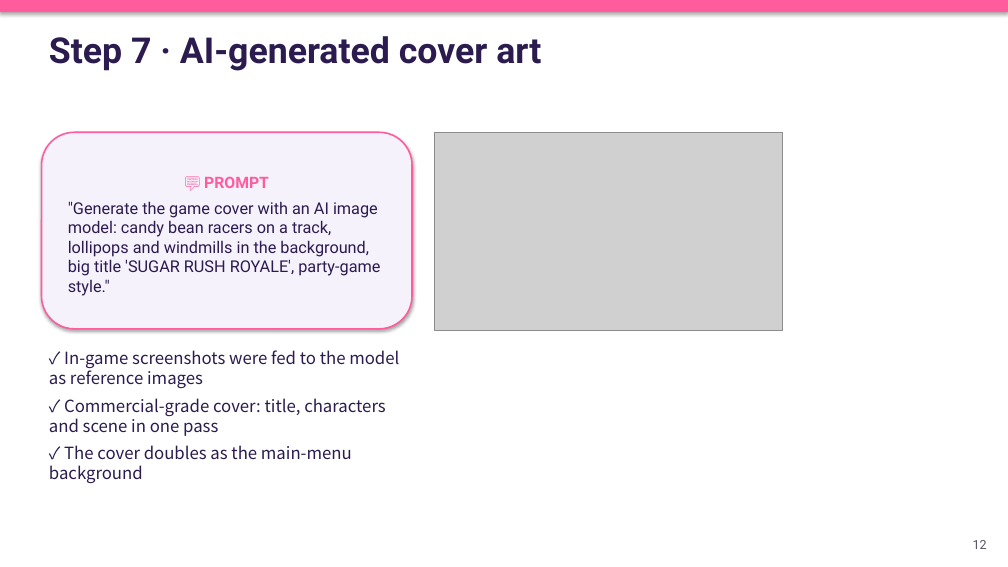
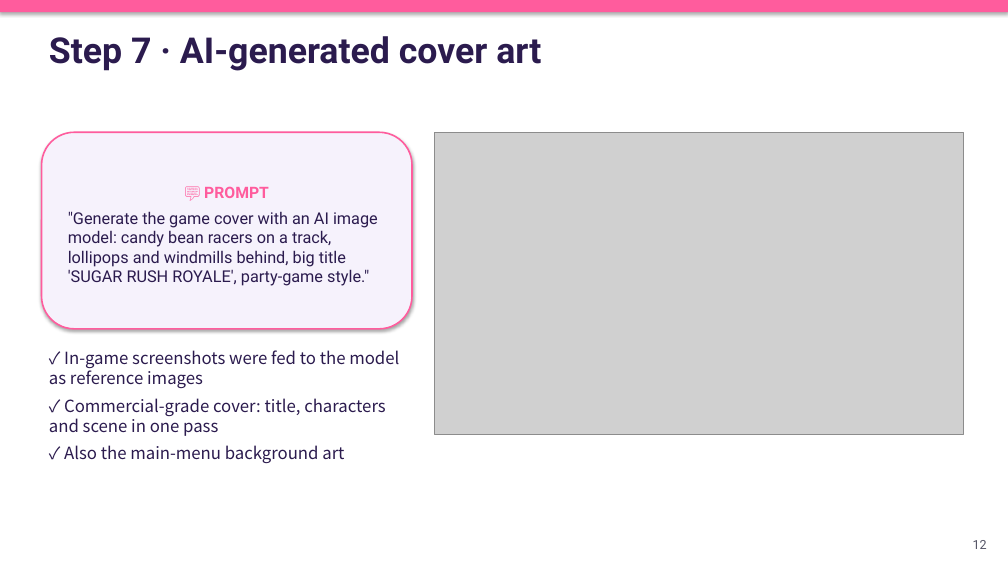
Before and after one commit to chengkaho98-svg/Mini3Dgame, a slide deck: slide 12 of AI_Game_Development_Playbook_EN.pptx. Drawn at 1008x567 pixels with LibreOffice and Linux fonts; fonts in the diff are those of the drawing; grey boxes stand for pictures. Boxes give left, top, right and bottom in pixels: in the first picture for what was removed or moved away, otherwise in the second. Text is boxed around its words. In the diff, an @@ line names an element or a change of style, - is before the commit and + after.

```diff
--- a/AI_Game_Development_Playbook_EN.pptx
+++ b/AI_Game_Development_Playbook_EN.pptx
@@ picture: place and size @@
-picture at [435,132,783,330]
+picture at [435,132,964,434]
@@ text in rounded rectangle at [68,211,378,286]: text changed @@
-"Generate the game cover with an AI image model: candy bean racers on a track, lollipops and windmills in the background, big title 'SUGAR RUSH ROYALE', party-game style."
+"Generate the game cover with an AI image model: candy bean racers on a track, lollipops and windmills behind, big title 'SUGAR RUSH ROYALE', party-game style."
@@ text at [64,445,344,463]: text changed @@
-✓ The cover doubles as the main-menu background
+✓ Also the main-menu background art
```
Also in this commit, not shown: 14 other slides changed, 18 other files.
